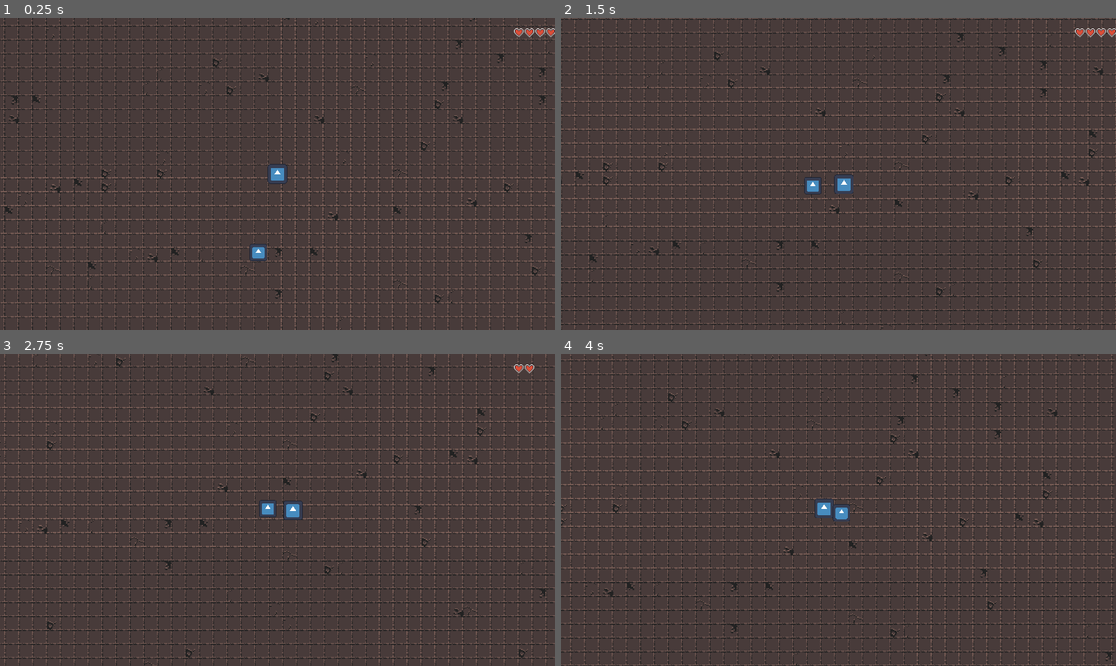
Above: before the commit, frames 1-4 (two rows, left to right).
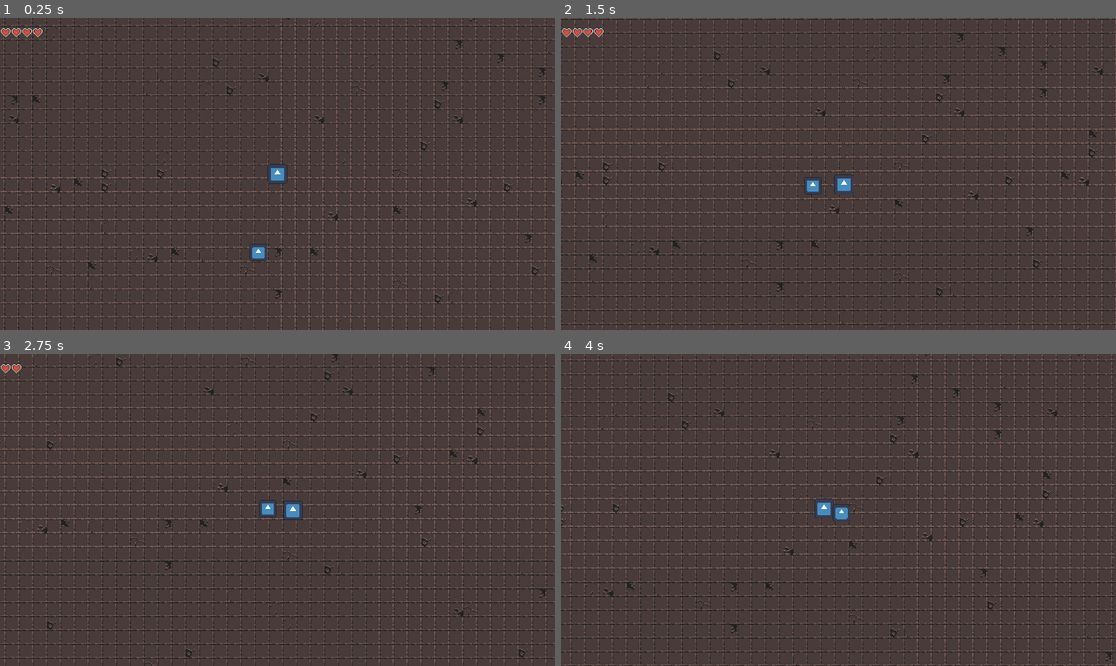
Above: after the commit, the same moments.

Repository: ErikpvDev/Proyecto-intermodular
Game: Godot game, scene res://assets/Scenes/Levels/Level01/level_01.tscn
Same seed, same stepped clock (60 frames per second), same inputs: the game is played once before the commit and once after it. The engine's default icon, where the game draws it, is replaced by a stand-in: a white triangle on a blue panel in a dark square.
Inputs:
- Up to frame 1 (0.25 s): no input
- Up to frame 2 (1.5 s): hold D (right) 0.53-1.28 s; hold S (down) from 1.28 s (still down)
- Up to frame 3 (2.75 s): release S (down) at 2.03 s; hold D (right) from 2.03 s (still down)
- Up to frame 4 (4 s): release D (right) at 2.78 s; hold W (up) 2.78-3.53 s; hold A (left) from 3.53 s (still down)

The runs differ from the first frame. In frame 1, 0.3% of the frame differs, in the area x 0-100%, y 3-7%; in frame 2, 0.3%; in frame 3, 0.1%; in frame 4, nothing differs.

Commit message:
Sumar corazones
He añadido una función que añade corazones máximos

Diff:
--- a/assets/Scenes/Character/personaje.gd
+++ b/assets/Scenes/Character/personaje.gd
@@ -2,15 +2,17 @@
 
 @export var move_speed : float = 100
 @onready var health_bar: CanvasLayer = $"../health_bar"
+@onready var heart_object : PackedScene = preload("res://assets/Scenes/Hearts/heart.tscn")
 
 var hearts_list : Array[TextureRect]
 var health = 4
 
+
 func _ready() -> void:
-		var hearts_parent = health_bar.get_child(0)
-		for child in hearts_parent.get_children():
-			hearts_list.append(child)
-		print(hearts_list)
+	var hearts_parent = health_bar.get_child(0)
+	for child in hearts_parent.get_children():
+		hearts_list.append(child)
+	print(hearts_list)
 
 func take_damage():
 	print(health)
@@ -26,6 +28,12 @@
 	elif health > 1:
 		hearts_list[0].get_child(0).play("idle")
 
+func add_heart(cant: int)  -> void:
+	health+=cant
+	for i in range(cant):
+		var heart_temp = heart_object.instantiate()
+		health_bar.get_child(0).add_child(heart_temp)
+
 func _physics_process(_delta):
 	var input_direction = Vector2(
 		Input.get_action_strength("right") - Input.get_action_strength("left"),
@@ -37,5 +45,5 @@
 		velocity = input_direction * move_speed
 	move_and_slide()
 
-func _on_area_2d_body_entered(body: Node2D) -> void:
+func _on_area_2d_body_entered(_body: Node2D) -> void:
 	take_damage()# Replace with function body.
--- a/assets/Scenes/Hearts/health_bar.tscn
+++ b/assets/Scenes/Hearts/health_bar.tscn
@@ -5,12 +5,10 @@
 [node name="health_bar" type="CanvasLayer"]
 
 [node name="HBoxContainer" type="HBoxContainer" parent="."]
-anchors_preset = 1
-anchor_left = 1.0
-anchor_right = 1.0
-offset_left = -144.0
+offset_left = 1.0
+offset_right = 145.0
 offset_bottom = 48.0
-grow_horizontal = 0
+size_flags_stretch_ratio = 4.3
 
 [node name="heart" parent="HBoxContainer" instance=ExtResource("1_h1352")]
 layout_mode = 2
